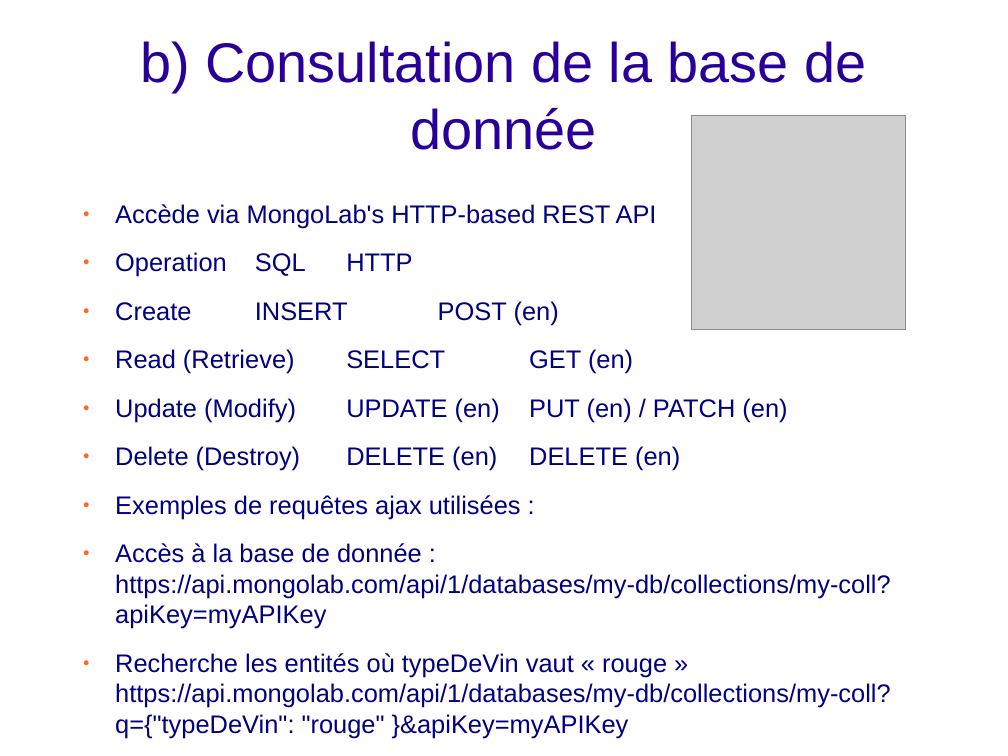
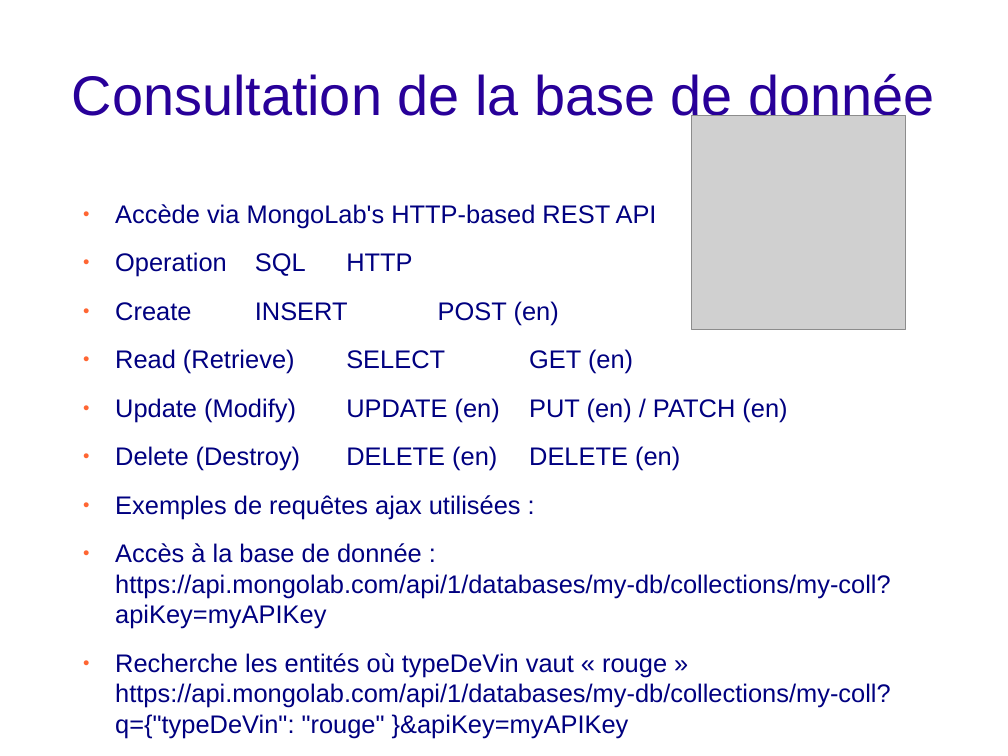
Before and after one commit to bigoud/e-cave, a slide deck: slide 15 of Presentation.odp (slide 14 before the commit). Drawn at 1008x756 pixels with LibreOffice and Linux fonts; fonts in the diff are those of the drawing; grey boxes stand for pictures; background and template pictures are left out. Boxes give left, top, right and bottom in pixels: in the first picture for what was removed or moved away, otherwise in the second. Text is boxed around its words. In the diff, an @@ line names an element or a change of style, - is before the commit and + after.

```diff
--- a/Presentation.odp
+++ b/Presentation.odp
@@ title at (72,74,934,125): text changed @@
-b) Consultation de la base de donnée
+Consultation de la base de donnée
```
Also in this commit, not shown: 11 other slides changed, 1 slide added, 1 other file.
